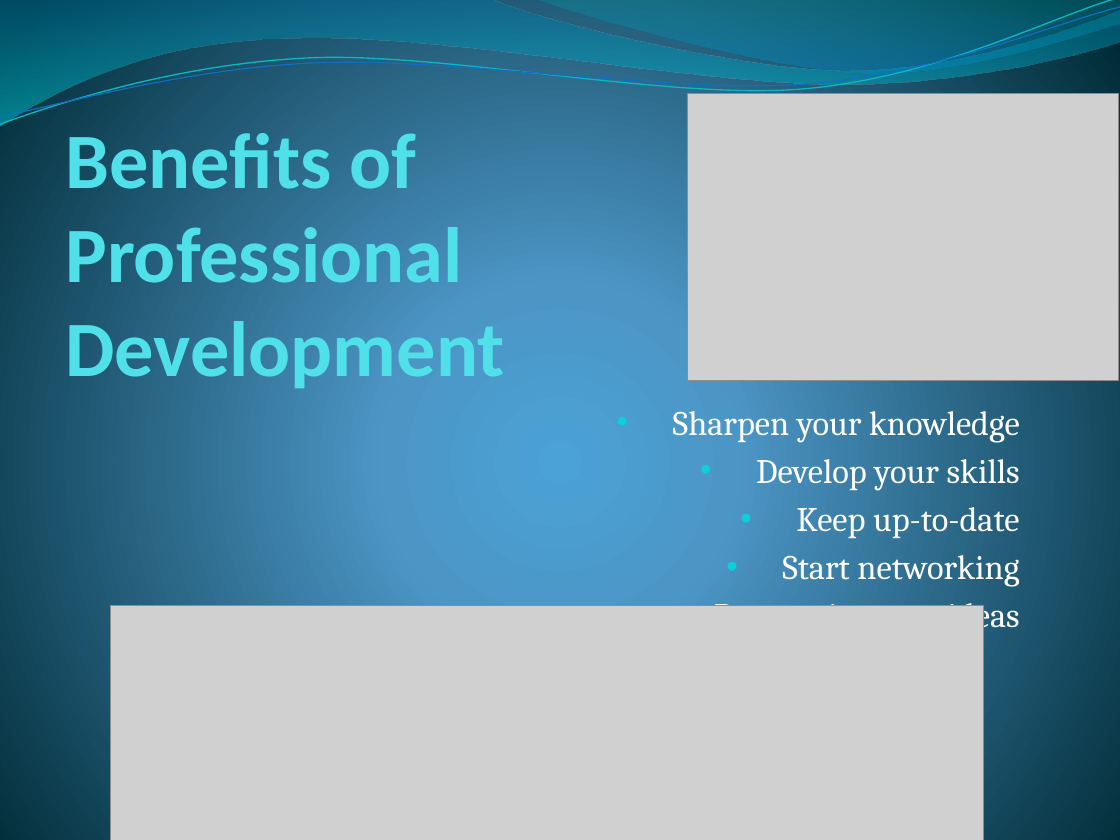
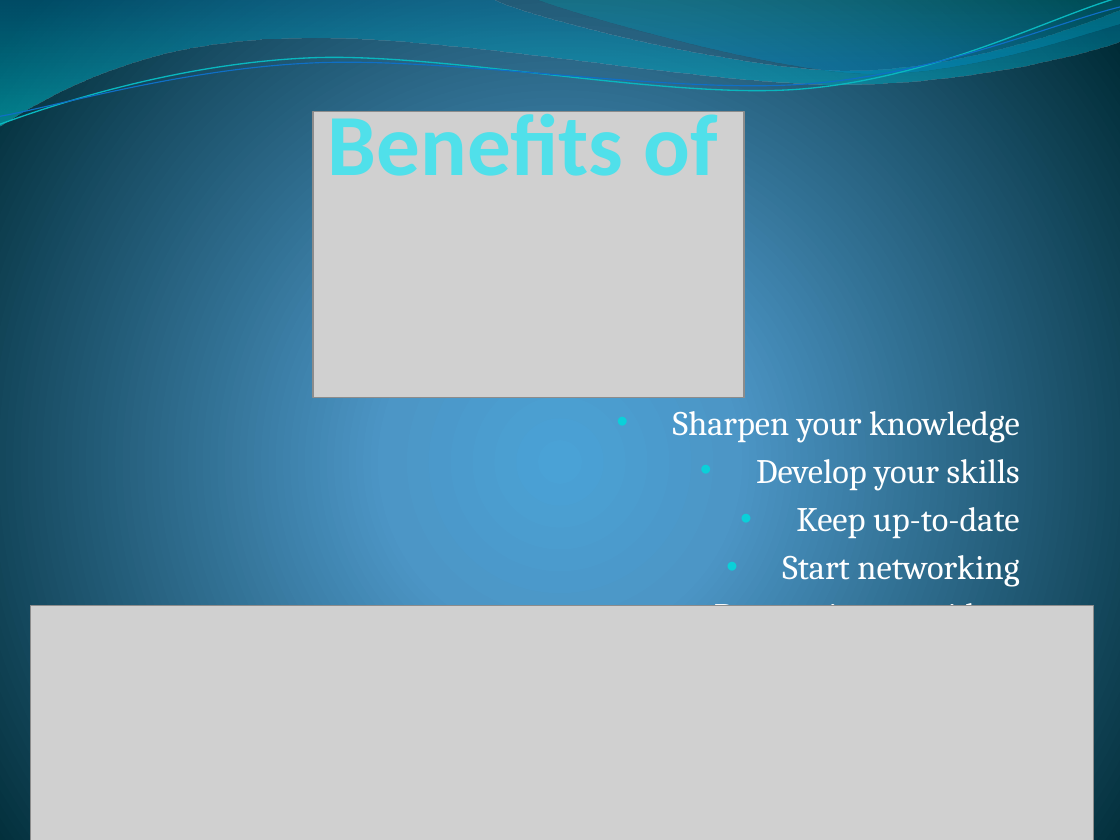
Before and after one commit to CrazeeIvan/ICT_P-PDev, a slide deck: slide 3 of Personal.pptx. Drawn at 1120x840 pixels with LibreOffice and Linux fonts; fonts in the diff are those of the drawing; grey boxes stand for pictures. Boxes give left, top, right and bottom in pixels: in the first picture for what was removed or moved away, otherwise in the second. Text is boxed around its words. In the diff, an @@ line names an element or a change of style, - is before the commit and + after.

```diff
--- a/Personal.pptx
+++ b/Personal.pptx
@@ picture: place and size @@
-picture at box(688, 94, 1119, 381)
+picture at box(314, 111, 745, 398)
@@ title at box(328, 103, 717, 176): text changed; size 50.4 to 56 pt @@
-Benefits of
-Professional
-Development
+Benefits of
@@ picture: place and size @@
-picture at box(110, 605, 983, 840)
+picture at box(31, 606, 1094, 840)
```
Also in this commit, not shown: 5 other slides changed.
